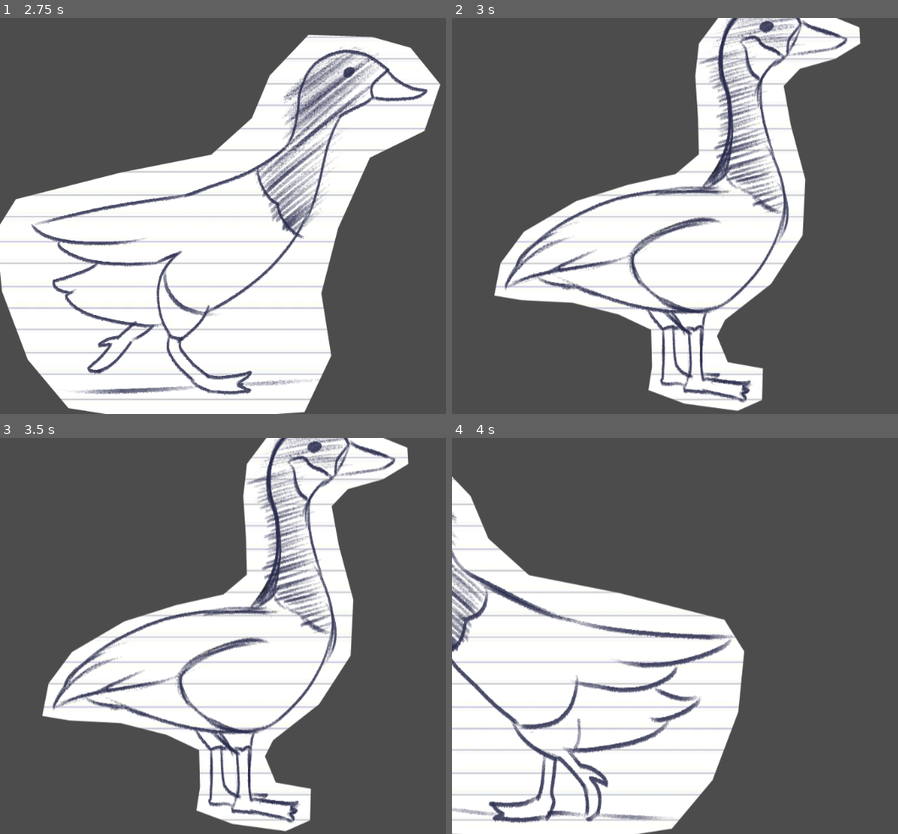
Above: before the commit, frames 1-4 (two rows, left to right).
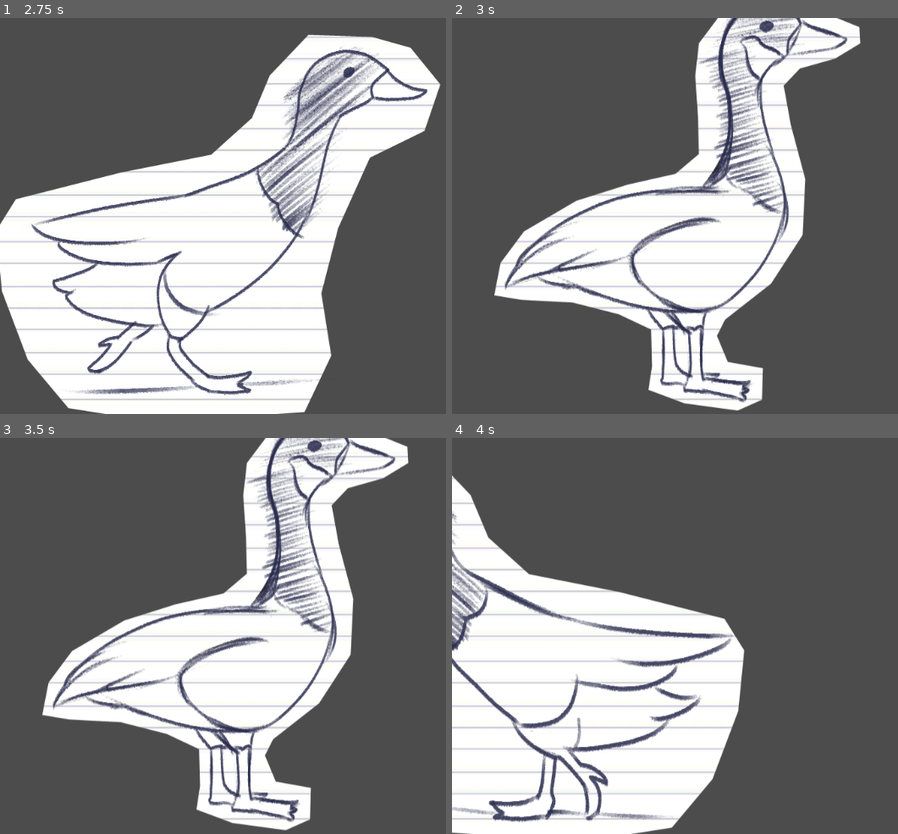
Above: after the commit, the same moments.

Repository: blacheo/Game-Jam-Fall-2022
Game: Godot game, scene res://Player.tscn
The game is run twice, just before and just after one commit, with the same random seed, the same clock (stepped at 60 frames per second) and the same inputs.
Inputs:
- Up to frame 1 (2.75 s): hold D (move_right) 0.53-1.28 s; hold A (move_left) 1.28-2.03 s; hold D (move_right) from 2.03 s (still down)
- Up to frame 2 (3 s): release D (move_right) at 2.78 s; hold Up (ui_up) from 2.78 s (still down)
- Up to frame 3 (3.5 s): keep holding Up (ui_up)
- Up to frame 4 (4 s): release Up (ui_up) at 3.53 s; hold A (move_left) from 3.53 s (still down)

Frame 1 is identical in both runs. In frame 2, 1.1% of the frame differs, in the area x 9-92%, y 0-100%; in frame 3, 7.8%; in frame 4, 6.5%.

Commit message:
fixed vertical movement

Diff:
--- a/Player.gd
+++ b/Player.gd
@@ -20,7 +20,7 @@
 		velocity.x -= 1
 		$AnimatedSprite.flip_h = true
 	if Input.is_action_pressed("ui_up"):
-		velocity.y += 1
+		velocity.y -= 1
 
 
 	if abs(velocity.x) > 0:
